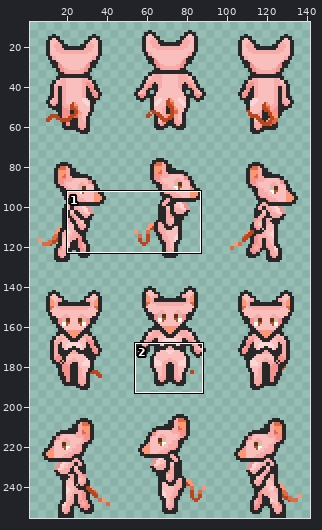
A sprite sheet gets an edit: sprite/creature/ratfolk/PNG/48x64_scale2x/ratfolk-f-base.png. Above, an overview of the earlier version with the close-up marked.
Close-up. Earlier state:
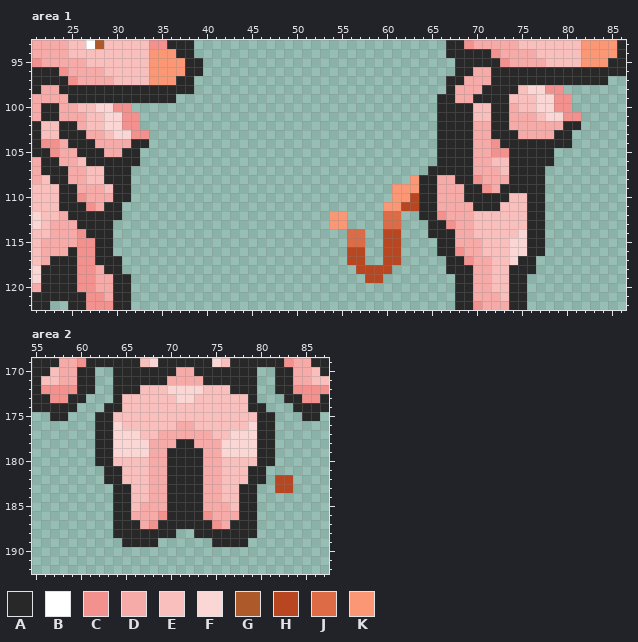
The file is 144x256 pixels. Shown: area 1: x 21..86, y 93..122; area 2: x 55..87, y 169..192. The wide view leaves out empty margins. The commit also changed other parts of the picture, which this record leaves out.
Palette (. is transparent): A #292829  B #ffffff  C #f3918e  D #f6aba9  E #f8bfbd  F #fad6d5  G #ad5929  H #b84721  J #dd6b45  K #fb9775
Pixels before, area 1, first column x 21:
 93 DDDDEEBGEEEEECCAAA............................AACDDDDDEEEEEEEKKKKA
 94 DDDDEEEEEEEEEKKKAA............................AAAAACDDDDEEEEEKKKKA
 95 CDDDDDEEEEEEEKKKKAA............................AAAAACDDDDEEEEKKKAA
 96 AAACDDDDEEEEEKKKKAA............................AADDAAAAAAAAAAAAAAA
 97 AAAACDDDDEEEEKKKAA............................AADDDAAAAAAAAAAAAA..
 98 ADDAAAAAAAAAAAAAAA............................ADDDAAAAEFFCC.......
 99 DDDDAAAAAAAAAAAA.............................AADDAAAAEEEFFCC......
100 DAADDEEFFCC..................................AAAAEEAADEEFFCC......
101 DAADDDEEFFCC.................................AAAAEEAADDDEFFCC.....
102 AEEAADEEFFCC.................................AAAADDAADDDDDDAA.....
103 AEEAAADDEFFCC................................AAAADDAAADDDDAA......
104 ACCDAAADDDDAA................................AAAADDCAAAAAAAA......
105 AACDDAAADDAA.................................AAAADDCCAAAAA........
106 DAADDEAAAAAA.................................AAAADDEEAAAAA........
107 DAAADDEEAAA.................................AAAAADDDEAAAA.........
108 DEAADDEEAAA...............................KAADDAACDDDAAAA.........
109 EEEAADDDEAA.............................KKKAADDDAACDAAAAA.........
110 EEEAACDDDAA.............................KKHAADDDAAAAAEEAA.........
111 EEEAAACDAA.............................KKHHAADDDDAAAEEEAA.........
112 FEEDAAAAAA.......................KK....JJ..AACDDDEEEEEEAA.........
113 FEDDDAAAA........................KK....JJ...AACDDEEEEEEAA.........
114 EEDDDCAAA..........................JJ..HH...AAADDEEEEEFAA.........
115 EDDDDCCAA..........................JJ..HH....AADDDEEEFFAA.........
116 EDDDACCAA..........................HH..HH....AACDDEEEFFAA.........
117 EDAAACCAAA.........................HH..HH.....AACDDEEFAA..........
118 FAAAACCDAA..........................HHHH......AAADDEEAAA..........
119 FAAAACCDDAA..........................HH........AADDEEAA...........
120 DAAAACCDDAA....................................AADDEEAA...........
121 AAAAAACCDAA....................................AADDDEAA...........
122 AA..AACCCAA....................................AACDDDAA...........
Pixels before, area 2, first column x 55:
169 AAADDCAAAAAAEFAAAAAAFEAAAAAACDDAA
170 AAEDDAA..AAAAAAADDAAAAAAA..AADDEA
171 AEEDDAA..AAAAAADDDDAAAAAA..AADDEE
172 ACCCCAA..AAAEEEFFFFEEEAAA..AACCCC
173 AACCAA...AEEEEEEFFEEEEEEA...AACCA
174 AAAAA...AAEEEEEEEEEEEEEEAA...AAAA
175 ..AA...AAEEEEEEEEEEEEEEEEAA...AA.
176 .......AAFEEEEEEDDEEEEEEFAA......
177 .......AAFFFEEDDDDDDEEFFFAA......
178 .......AAFFFFDDDAADDDFFFFAA......
179 .......AAFFFFDDAAAADDFFFFAA......
180 .......AAEEEEDDAAAADDEEEEAA......
181 ........AAEEEDDAAAADDEEEAA.......
182 ........AAEEEDDAAAADDEEEAA.HH....
183 .........AAEEDDAAAADDEEAA..HH....
184 .........AAEEDDAAAADDEEAA........
185 .........AAEDDDAAAADDDEAA........
186 .........AADDDCAAAACDDDAA........
187 .........AAADCAAAAAACDAAA........
188 .........AAAAAAA..AAAAAAA........
189 ..........AAAA......AAAA.........
The same view after the edit:
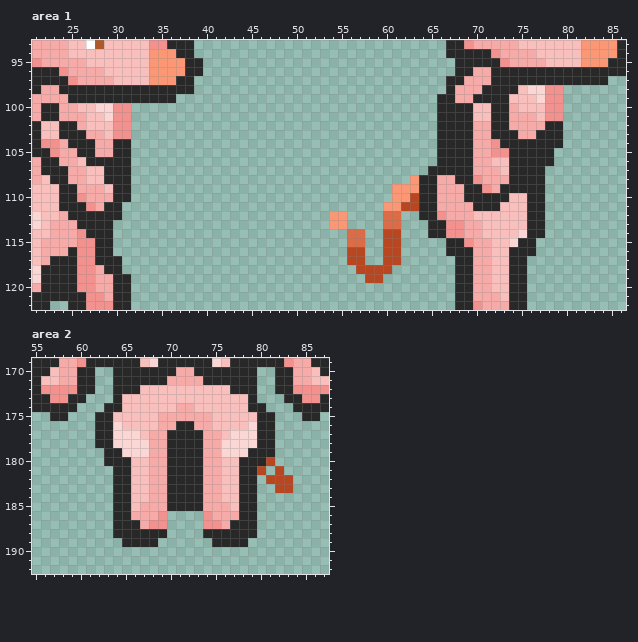
The exact change:
Area 1:
Colour A replaces colour C in row 116 at x 68; in row 117 at x 69.
Colour A replaces colour D in row 102 at x 78 to 79; in row 103 at x 77 to 78; in row 104 at x 30 to 31; in row 105 at x 30; in row 115 at x 68; in row 116 at x 69.
Colour A replaces colour F in row 115 at x 75; in row 116 at x 74 to 75; in row 117 at x 74.
Colour C replaces colour A in row 114 at x 67.
Colour C replaces colour D in rows 113 to 114 at x 68; in row 115 at x 69.
Colour C replaces colour F in rows 99 to 100 at x 78; in row 101 at x 30 and 78 to 79; in row 102 at x 30; in row 103 at x 30 to 31.
Colour D replaces colour A in row 105 at x 28.
Colour D replaces colour E in rows 113 to 114 at x 70; in rows 115 to 116 at x 71.
Colour E replaces colour F in row 100 at x 77; in row 102 at x 29.
The author cleared colour A in row 102 at x 80 to 81; in row 103 at x 80; in row 104 at x 32 to 33 and 80; in rows 105 to 106 at x 32; in rows 115 to 116 at x 66 and 77; in rows 117 to 118 at x 67 and 76.
The author cleared colour C in rows 99 to 100 at x 80; in row 101 at x 32 and 80 to 81; in row 102 at x 32; in row 103 at x 32 to 33.
Area 2:
Colour A replaces colour D in row 176 at x 71 to 72; in row 177 at x 70 to 73; in row 178 at x 70 and 73.
Colour A replaces colour E in row 180 at x 64 to 65 and 78 to 79; in rows 181 to 182 at x 65 and 78.
Colour A replaces colour F in row 179 at x 64 and 79.
Colour C replaces colour A in row 187 at x 69 and 74.
Colour D replaces colour E in row 174 at x 71 to 72; in row 175 at x 69 to 74; in row 176 at x 69 to 70 and 73 to 74; in row 177 at x 68 and 75.
Colour E replaces colour F in row 172 at x 70 to 73; in row 173 at x 71 to 72.
Colour H is added in row 181 at x 82; in row 182 at x 81.
Colour H replaces colour A in row 180 at x 81; in row 181 at x 80.
The author cleared colour A in rows 179 to 180 at x 62; in row 181 at x 63; in row 182 at x 63 and 80; in rows 186 to 187 at x 70 to 73; in row 188 at x 70 and 73.
Changed places in both close-ups, as pixel boxes (x1, y1, x2, y2):
changed: (536, 94, 581, 148)
changed: (95, 112, 149, 166)
changed: (437, 220, 545, 274)
changed: (95, 385, 284, 538)
